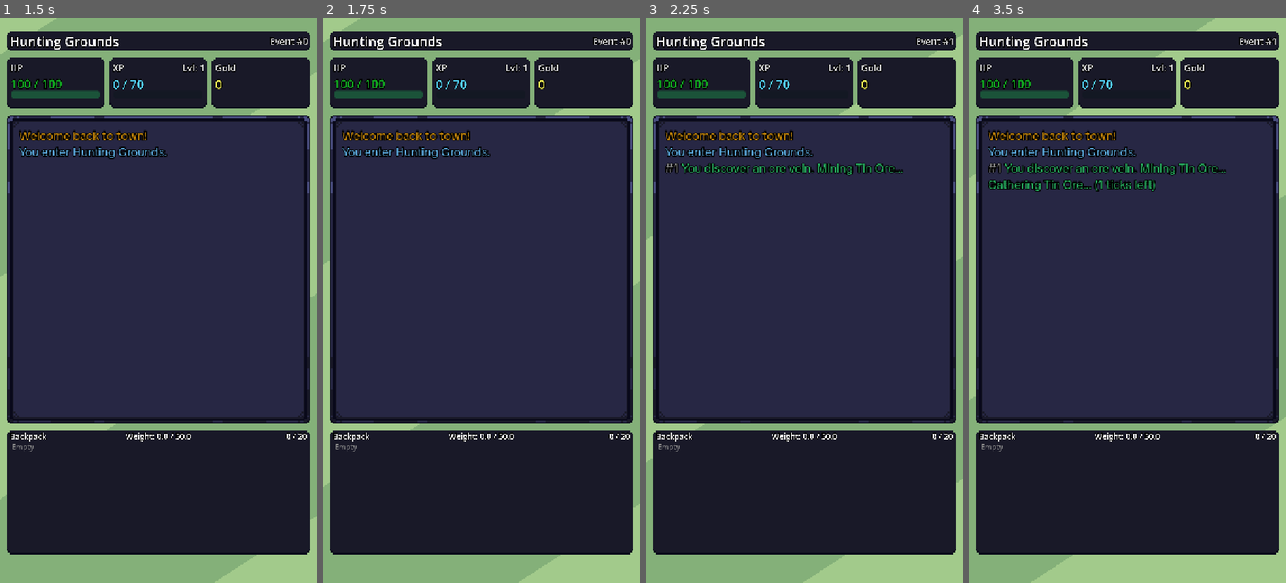
Above: before the commit, frames 1-4 (left to right).
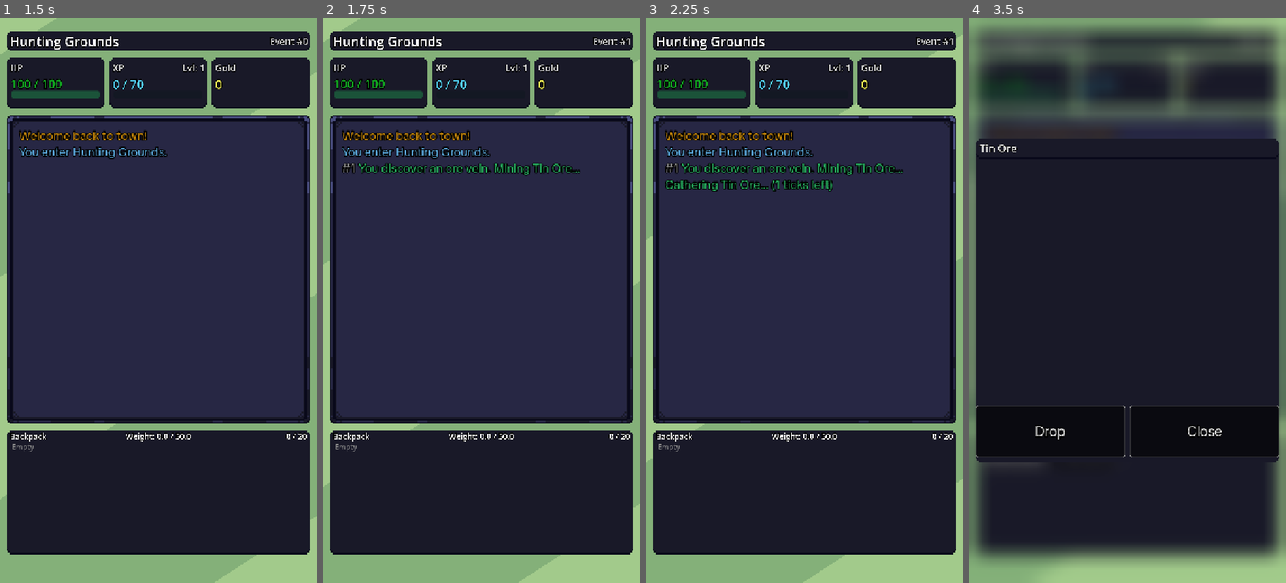
Above: after the commit, the same moments.

Repository: Nano95/project_RUNES
Game: Godot game, scene res://Scenes/Main.tscn
Two runs of this game, one before a commit and one after it. Both use one fixed random seed, a clock stepped at 60 frames per second and the inputs below.
Inputs (mouse positions are in pixels of both pictures, inside the frame that each line leads up to):
- Up to frame 1 (1.5 s): click "Choose Area" at 0.5 s; click "Hunting Grounds" at 1.25 s
- Up to frame 2 (1.75 s): no input
- Up to frame 3 (2.25 s): move the mouse to (874, 272) at 2.02 s; click (874, 272) at 2.17 s
- Up to frame 4 (3.5 s): click (1013, 453) at 2.75 s, where only the run after the commit has a clickable "Tin Ore 2/20"

Frame 1 is identical in both runs. In frame 2, 0.9% of the frame differs, in the area x 6-98%, y 3-28%; in frame 3, 0.7%; in frame 4, 68%, in the area x 0-100%, y 0-97%.

Commit message:
New Battle potions implemented

Diff:
--- a/Scenes/MainController.tscn
+++ b/Scenes/MainController.tscn
@@ -744,6 +744,7 @@
 text = "Hunting Grounds"
 
 [node name="AdventuringRow" type="HBoxContainer" parent="UIController/MarginContainer/VBoxContainer" unique_id=1173755062]
+visible = false
 layout_mode = 2
 size_flags_vertical = 3
 theme_override_constants/separation = 10
--- a/Scripts/AreaSystem.gd
+++ b/Scripts/AreaSystem.gd
@@ -43,13 +43,17 @@
 func onAreaEntered(areaName: String) -> void:
 	GameEvents.eventLogged.emit("You enter " + areaName + ".", "discover", false)
 
-	print("- areaName: ", areaName)
 	if (areaName == "Town"):
 		main.set_background_colors(Vector3(.297, .211, .09), Vector3(.355, .285, .133))
-	if (areaName == "Hunting Grounds"):
+	elif (areaName == "Hunting Grounds"):
 		main.set_background_colors(Vector3(.516, .691, .473), Vector3(.633, .793, .543))
 	elif (areaName == "Outskirts"):
 		main.set_background_colors(Vector3(.445, .488, .449), Vector3(.664, .723, .602))
+	elif (areaName == "Darkwood Forest"):
+		main.set_background_colors(
+			Vector3(0.10, 0.12, 0.11),   # dark slate grey-green
+			Vector3(0.16, 0.20, 0.15)    # muted pine
+		)
 	else:
 		# Default
 		main.set_background_colors(Vector3(.297, .211, .09), Vector3(.355, .285, .133))
--- a/Scripts/CombatSystem.gd
+++ b/Scripts/CombatSystem.gd
@@ -11,7 +11,7 @@
 ]
 
 @export var equipmentSystem:EquipmentSystem
-
+var battlePotionEventsLeft: int = 0
 var pendingStrongMonsterIn: int = 0
 var main:MainNode
 
@@ -20,6 +20,7 @@
 	GameEvents.tickFired.connect(onTick)
 	GameEvents.combatStarted.connect(onCombatStarted)
 	GameEvents.fleeRequested.connect(onFleeRequested)
+	GameEvents.potionUsed.connect(onPotionUsed)
 
 func onTick() -> void:
 	if not main.game_data.inArea:
@@ -69,7 +70,7 @@
 	var rawMonsterAtk = randi_range(
 		int(main.game_data.currentMonsterAtk * 0.7),
 		main.game_data.currentMonsterAtk
-	)
+	) + 5 # Giving all monsters a bit more atk since they seem a bit underpowered rn
 	var reducedAtk = max(1, rawMonsterAtk - equipmentSystem.getTotalDefense())
 
 	# Cursed shield check
@@ -113,10 +114,14 @@
 	GameEvents.combatTick.emit(playerAtk, finalAtk, main.game_data.currentMonsterHp)
 
 func winCombat() -> void:
-	var monster = MonsterRegistry.rollMonster(
-		main.game_data.currentArea,
-		main.game_data.currentMonsterTier
-	)
+	var monster = MonsterRegistry.getMonsterByAreaNameTier(
+		main.game_data.currentMonsterName,
+		main.game_data.currentMonsterTier,
+		main.game_data.currentArea
+	)
+	if not monster:
+		clearCombat()
+		return
 	var gold = randi_range(monster.goldMin, monster.goldMax)
 	main.game_data.gold += gold
 	main.game_data.xp += monster.xp
@@ -125,7 +130,7 @@
 			main.game_data.currentMonsterName,
 			gold,
 			monster.xp
-		], "loot", true
+		], "loot", false
 	)
 	var drops = MonsterRegistry.rollDrops(monster)
 	for drop in drops:
@@ -163,3 +168,33 @@
 	main.game_data.isFleeing = true
 	main.game_data.fleeTicks = 3
 	GameEvents.eventLogged.emit("You attempt to flee...", "system", false)
+
+func onPotionUsed(itemName: String) -> void:
+	match itemName:
+		"Minor Battle Potion":
+			battlePotionEventsLeft += 3
+			GameEvents.eventLogged.emit(
+				"Minor Battle Potion consumed. Monsters attracted for %d events." % battlePotionEventsLeft,
+				"danger", false
+			)
+		"Battle Potion":
+			battlePotionEventsLeft += 6
+			GameEvents.eventLogged.emit(
+				"Battle Potion consumed. Monsters attracted for %d events." % battlePotionEventsLeft,
+				"danger", false
+			)
+		"Great Battle Potion":
+			battlePotionEventsLeft += 10
+			GameEvents.eventLogged.emit(
+				"Great Battle Potion consumed. Monsters attracted for %d events." % battlePotionEventsLeft,
+				"danger", false
+			)
+
+func isBattlePotionActive() -> bool:
+	return battlePotionEventsLeft > 0
+
+func onAreaExited() -> void:
+	battlePotionEventsLeft = 0
+
+func onPlayerDied() -> void:
+	battlePotionEventsLeft = 0
--- a/Scripts/GatherSystem.gd
+++ b/Scripts/GatherSystem.gd
@@ -3,8 +3,27 @@
 
 const ORE_ITEMS = ["Copper Ore", "Iron Ore", "Coal", "Tin Ore"]
 const WOOD_ITEMS = ["Oak Log", "Pine Wood", "Dark Timber"]
-const FORAGE_ITEMS = ["Wild Herb", "Red Berry", "Bloodroot", "Gloomcap"]
-const POISONOUS_CHANCE: float = 0.15
+const FORAGE_TABLES: Dictionary = {
+	"Hunting Grounds": [
+		{ "max": 20,  "drops": [{"name": "Red Berry", "weight": 70}, {"name": "Wild Herb", "weight": 30}] },
+		{ "max": 40,  "drops": [{"name": "Red Berry", "weight": 20}, {"name": "Wild Herb", "weight": 55}, {"name": "Bloodroot", "weight": 25}] },
+		{ "max": 70,  "drops": [{"name": "Red Berry", "weight": 10}, {"name": "Wild Herb", "weight": 45}, {"name": "Bloodroot", "weight": 45}] },
+		{ "max": 9999,"drops": [{"name": "Wild Herb", "weight": 40}, {"name": "Bloodroot", "weight": 60}] },
+	],
+	"Outskirts": [
+		{ "max": 20,  "drops": [{"name": "Red Berry", "weight": 30}, {"name": "Wild Herb", "weight": 50}, {"name": "Bloodroot", "weight": 20}] },
+		{ "max": 40,  "drops": [{"name": "Red Berry", "weight": 10}, {"name": "Wild Herb", "weight": 55}, {"name": "Bloodroot", "weight": 30}, {"name": "Gloomcap", "weight": 5}] },
+		{ "max": 70,  "drops": [{"name": "Red Berry", "weight": 5},  {"name": "Wild Herb", "weight": 40}, {"name": "Bloodroot", "weight": 40}, {"name": "Gloomcap", "weight": 15}] },
+		{ "max": 9999,"drops": [{"name": "Wild Herb", "weight": 20}, {"name": "Bloodroot", "weight": 50}, {"name": "Gloomcap", "weight": 30}] },
+	],
+	"Darkwood Forest": [
+		{ "max": 20,  "drops": [{"name": "Wild Herb", "weight": 30}, {"name": "Bloodroot", "weight": 50}, {"name": "Gloomcap", "weight": 20}] },
+		{ "max": 40,  "drops": [{"name": "Wild Herb", "weight": 10}, {"name": "Bloodroot", "weight": 55}, {"name": "Gloomcap", "weight": 35}] },
+		{ "max": 70,  "drops": [{"name": "Bloodroot", "weight": 50}, {"name": "Gloomcap", "weight": 50}] },
+		{ "max": 9999,"drops": [{"name": "Bloodroot", "weight": 20}, {"name": "Gloomcap", "weight": 80}] },
+	],
+}
+const POISONOUS_CHANCE: float = 0.1
 
 var main:MainNode
 func _ready() -> void:
@@ -24,18 +43,54 @@
 	GameEvents.gatherStarted.emit(item, ticks)
 
 func startForage() -> void:
-	var item = FORAGE_ITEMS[randi() % FORAGE_ITEMS.size()]
-	if randf() < POISONOUS_CHANCE:
+	var item = rollForageable()
+	if (item == ""):
+		return
+	if (randf() < POISONOUS_CHANCE):
 		var dmg = randi_range(3, 8)
 		main.game_data.hp = max(1, main.game_data.hp - dmg)
 		main.save_game()
 		GameEvents.eventLogged.emit(
-			"You eat a %s. It was poisonous! Lost %d HP." % [item, dmg], "combat", true
+			"You forage a %s. It was poisonous! Lost %d HP." % [item, dmg], "combat", true
 		)
-		GameEvents.combatTick.emit(0, dmg, 0)
+		GameEvents.hpChanged.emit()
 	else:
 		GameEvents.eventLogged.emit("You forage a %s." % item, "gather", true)
 		GameEvents.gatherStarted.emit(item, 1)
 
+func rollForageable() -> String:
+	var area = main.game_data.currentArea
+	var eventCount = main.game_data.eventCount
+
+	if not FORAGE_TABLES.has(area):
+		# Fallback for areas not yet defined
+		return ["Wild Herb", "Red Berry", "Bloodroot"][randi() % 3]
+
+	var table = FORAGE_TABLES[area]
+	var drops: Array = []
+
+	# Find the right event bracket
+	for bracket in table:
+		if eventCount <= bracket["max"]:
+			drops = bracket["drops"]
+			break
+
+	if (drops.is_empty()):
+		return ""
+
+	# Weighted random pick
+	var totalWeight = 0
+	for entry in drops:
+		totalWeight += entry["weight"]
+
+	var roll = randi() % totalWeight
+	var cumulative = 0
+	for entry in drops:
+		cumulative += entry["weight"]
+		if roll < cumulative:
+			return entry["name"]
+
+	return drops[drops.size() - 1]["name"]
+
 func onGatherCompleted(itemName: String) -> void:
 	GameEvents.itemDropped.emit(itemName)
--- a/Scripts/InventorySystem.gd
+++ b/Scripts/InventorySystem.gd
@@ -128,6 +128,15 @@
 
 # ── POTIONS ──────────────────────────────────────────────
 func onPotionUsed(itemName: String) -> void:
+	var specialPotions = [
+		"Strength Brew", "Swiftness Tonic",
+		"Time Potion", "Regeneration Potion",
+		"Minor Battle Potion", "Battle Potion", "Great Battle Potion"
+	]
+	# Special potions are handled by their respective systems -- otherwise we assume it's a healing potion
+	if specialPotions.has(itemName):
+		removeFromBackpack(itemName, 1)
+		return
 
 	if main.game_data.hp >= main.game_data.maxHp:
 		GameEvents.eventLogged.emit("Already at full HP.", "system", false)
--- a/Scripts/ItemRegistry.gd
+++ b/Scripts/ItemRegistry.gd
@@ -108,6 +108,9 @@
 	_add("Strong Heal Potion",  "potion",     true,  3.4, "Restores 50 HP.",                  35)
 	#_add("Herbal Elixir",       "potion",     true,  3.8, "Restores 60 HP.",                  45)
 	_add("Twilight Potion",     "potion",     true,  5.0, "Restores 70 HP.",                  55)
+	_add("Minor Battle Potion", "potion",     true, 2.3, "Attracts monsters for 3 events.",   25)
+	_add("Battle Potion",       "potion",     true, 2.3, "Attracts monsters for 6 events.",   45)
+	_add("Great Battle Potion", "potion",     true, 2.3, "Attracts monsters for 10 events.",  80)
 
 func _add(itemName: String, itemType: String, stackable: bool, weight: float, description: String, value: int) -> void:
 	var item = ItemData.new()
--- a/Scripts/MainController.gd
+++ b/Scripts/MainController.gd
@@ -11,7 +11,7 @@
 func _ready() -> void:
 	main = Utils.get_main()
 	GameEvents.eventLogged.connect(_on_event_logged)
-	tickTimer.wait_time = 1.0
+	tickTimer.wait_time = 0.4
 	tickTimer.timeout.connect(onTick)
 	tickTimer.start()
 	GameEvents.eventLogged.emit("Welcome back to town!", "town", false)
--- a/Scripts/MerchantDisplay.gd
+++ b/Scripts/MerchantDisplay.gd
@@ -107,7 +107,7 @@
 
 func _getPotionHeal(itemName: String) -> int:
 	match itemName:
-		"Minor Heal Potion": return 20
+		"Minor Health Potion": return 20
 		"Health Potion":     return 30
 	return 0
 
--- a/Scripts/MerchantSystem.gd
+++ b/Scripts/MerchantSystem.gd
@@ -3,7 +3,8 @@
 
 const STOCK: Array[Dictionary] = [
 	# Potions
-	{ "name": "Minor Heal Potion", "category": "potion",    "cost": 20  },
+	{ "name": "Minor Health Potion", "category": "potion",    "cost": 20  },
+	{ "name": "Minor Battle Potion", "category": "potion",    "cost": 20  },
 	{ "name": "Health Potion",     "category": "potion",    "cost": 10 }, # CHEAP FOR NOW
 	# Equipment
 	{ "name": "Wooden Shield",      "category": "equipment", "cost": 80  },
--- a/Scripts/MonsterRegistry.gd
+++ b/Scripts/MonsterRegistry.gd
@@ -215,3 +215,17 @@
 		if randf() <= entry.dropChance:
 			drops.append(entry.itemName)
 	return drops
+
+func getMonsterByName(monsterName: String) -> MonsterData:
+	for area in areaMonsters:
+		for tier in areaMonsters[area]:
+			for monster in areaMonsters[area][tier]:
+				if monster.monsterName == monsterName:
+					return monster
+	return null
+
+func getMonsterByAreaNameTier(monsterName: String, tier: String, area: String) -> MonsterData:
+	for monster in areaMonsters[area][tier]:
+		if monster.monsterName == monsterName:
+			return monster
+	return null
--- a/Scripts/RecipeRegistry.gd
+++ b/Scripts/RecipeRegistry.gd
@@ -11,7 +11,9 @@
 		_make("Strength Brew",      {"Wild Herb": 2, "Orc Tooth": 1},                    "Strength Brew",      "strength",  5),
 		_make("Swiftness Tonic",    {"Wolf Fang": 1, "Bloodroot": 2},                    "Swiftness Tonic",    "swiftness", 0),
 		_make("Time Potion",        {"Bat Wing": 3, "Bloodroot": 1, "Red Berry": 1},     "Time Potion",        "time",      0),
-		_make("Battle Potion",      {"Rat Fur": 1, "Wild Herb": 1, "Red Berry": 1},      "Battle Potion",      "battle",    0),
+		_make("Minor Battle Potion", {"Rat Fur": 2, "Wild Herb": 1},          "Minor Battle Potion", "battle", 3),
+		_make("Battle Potion",       {"Slime Gel": 1, "Bloodroot": 2},         "Battle Potion",       "battle", 6),
+		_make("Great Battle Potion", {"Orc Tooth": 2, "Bloodroot": 1, "Gloomcap": 1}, "Great Battle Potion", "battle", 10),
 		_make("Regeneration Potion",{"Slime Gel": 2, "Bloodroot": 1},                    "Regeneration Potion","regen",     5),
 	]
 
--- a/Scripts/TickSystem.gd
+++ b/Scripts/TickSystem.gd
@@ -107,6 +107,18 @@
 
 # Takes in two dummy params because combatWon emits two arguments, but are not needed here
 func onCombatResolved(_a = null, _b = null) -> void:
+	# Decrement battle potion counter after each combat
+	if combatSystem.isBattlePotionActive():
+		combatSystem.battlePotionEventsLeft -= 1
+		if combatSystem.battlePotionEventsLeft > 0:
+			GameEvents.eventLogged.emit(
+				"Battle potion active — %d events remaining." % combatSystem.battlePotionEventsLeft,
+				"danger", false
+			)
+		else:
+			GameEvents.eventLogged.emit(
+				"Battle potion wore off.", "system", false
+			)
 	# Combat finished — check if a checkpoint was waiting
 	if checkpointPending:
 		GameEvents.checkpointReached.emit()
@@ -121,11 +133,13 @@
 
 func _roll_event() -> void:
 	var roll = randf()
-
-	if roll < 0.08:
-		GameEvents.eventLogged.emit("...", "system", true)
-		return
-
+	# Battle potion active — 90% monster chance
+	if combatSystem.isBattlePotionActive():
+		if randf() < 0.90:
+			combatSystem.trySpawnMonster(main.game_data.eventCount)
+		else:
+			GameEvents.eventLogged.emit("The area feels tense...", "system", true)
+		return
 	if roll < 0.29:
 		GameEvents.eventLogged.emit("All is quiet. Nothing stirs.", "system", true)
 		return
